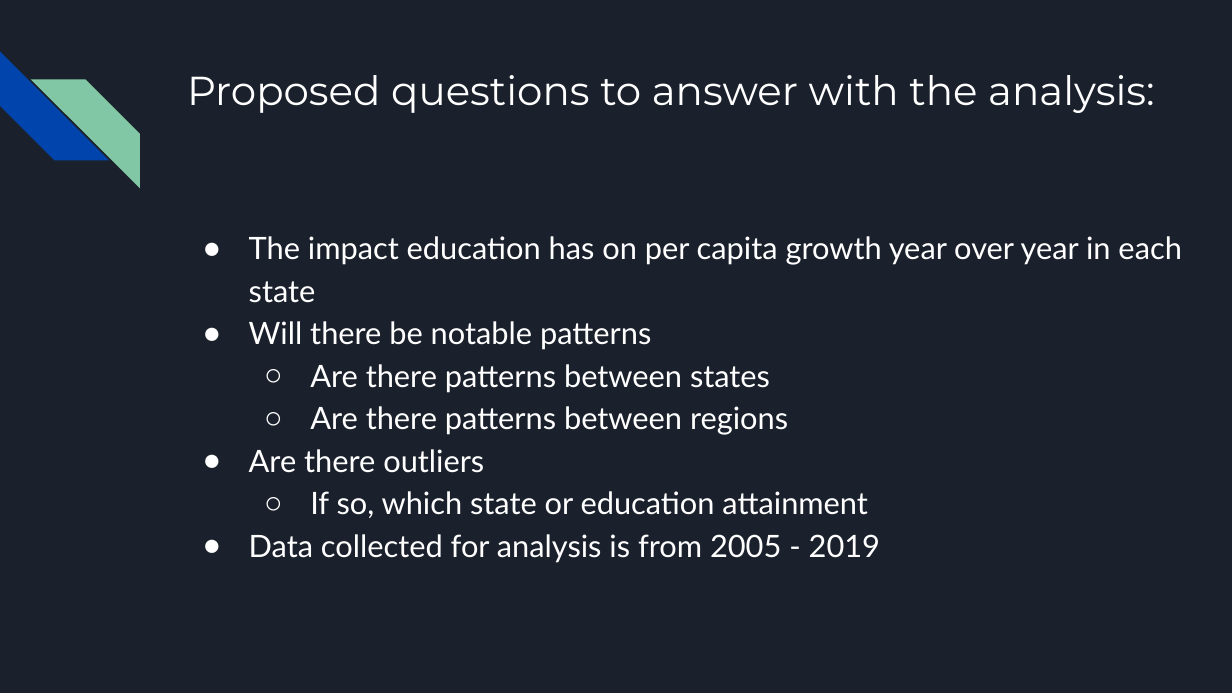
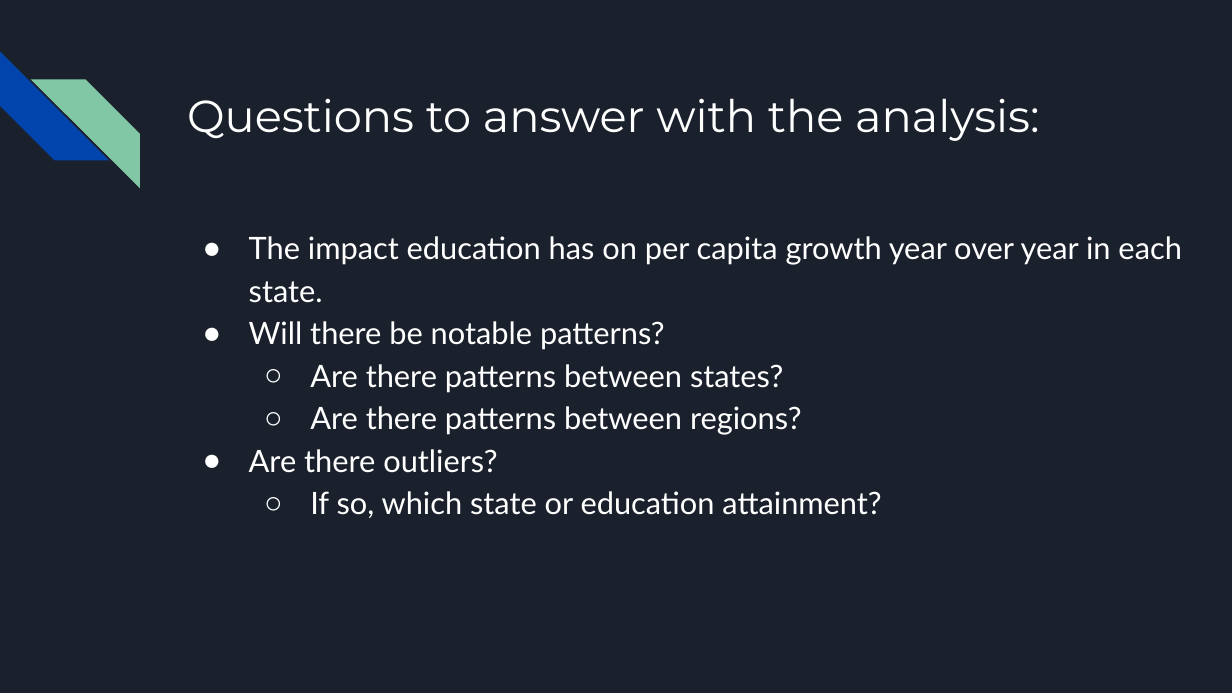
Before and after one commit to VickyCarlson/PCI_Growth, a slide deck: slide 4 of Effect of Educational Attainment on per Capita Growth by State.pptx (slide 3 before the commit). Drawn at 1232x693 pixels with LibreOffice and Linux fonts; fonts in the diff are those of the drawing. Boxes give left, top, right and bottom in pixels: in the first picture for what was removed or moved away, otherwise in the second. Text is boxed around its words. In the diff, an @@ line names an element or a change of style, - is before the commit and + after.

```diff
--- a/Effect of Educational Attainment on per Capita Growth by State.pptx
+++ b/Effect of Educational Attainment on per Capita Growth by State.pptx
@@ title "Questions to answer with the ..." at (187,98,1039,141): vertical alignment top to middle @@
@@ title at (187,98,1039,141): text changed; size 23.6 to 26.2 pt @@
-Proposed questions to answer with the analysis:
+Questions to answer with the analysis:
@@ text at (249,236,1181,518): text changed @@
-● The impact education has on per capita growth year over year in each state
-● Will there be notable patterns
-  ○ Are there patterns between states
-  ○ Are there patterns between regions
-● Are there outliers
-  ○ If so, which state or education attainment
-● Data collected for analysis is from 2005 - 2019
+● The impact education has on per capita growth year over year in each state.
+● Will there be notable patterns?
+  ○ Are there patterns between states?
+  ○ Are there patterns between regions?
+● Are there outliers?
+  ○ If so, which state or education attainment?
```
Also in this commit, not shown: 4 other slides changed, 4 slides added.
